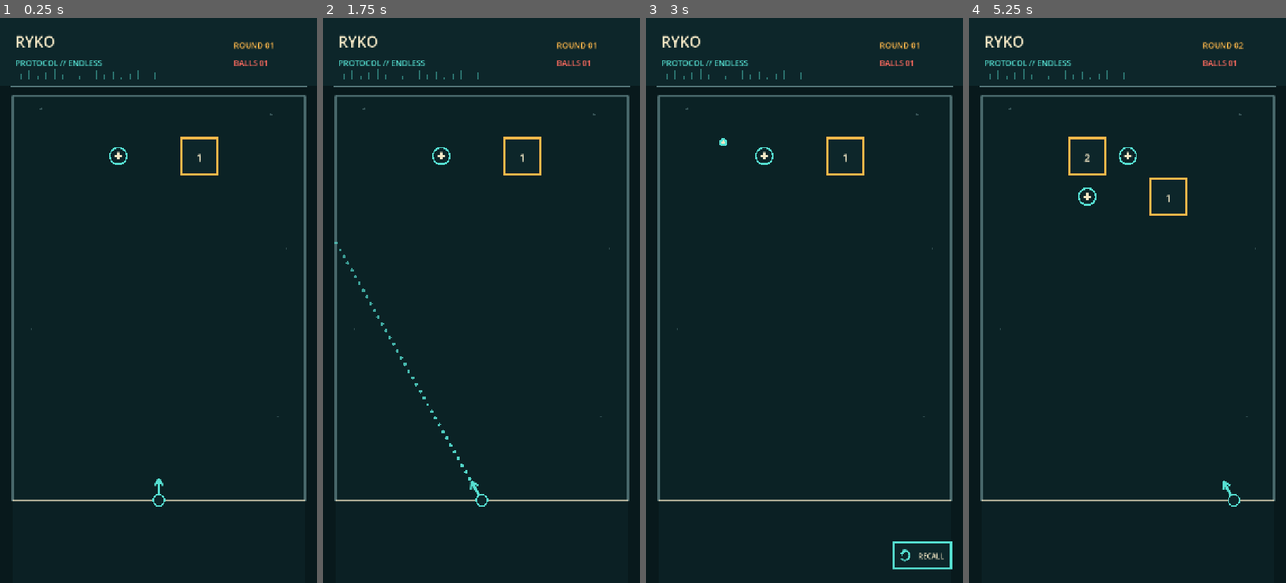
Above: before the commit, frames 1-4 (left to right).
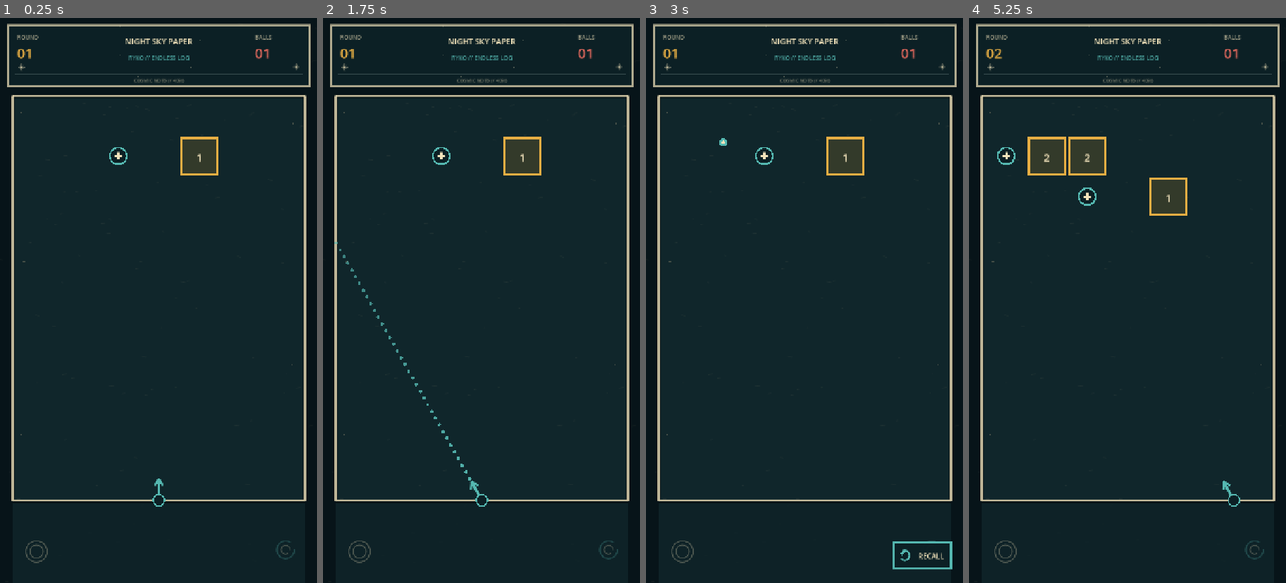
Above: after the commit, the same moments.

Repository: dfagaras/ryko-game
Game: Godot game, scene res://scenes/main.tscn
Two runs of this game, one before a commit and one after it. Both use one fixed random seed, a clock stepped at 60 frames per second and the inputs below.
Inputs (mouse positions are in pixels of both pictures, inside the frame that each line leads up to):
- Up to frame 1 (0.25 s): no input
- Up to frame 2 (1.75 s): tap Enter at 0.5 s; move the mouse to (551, 272) at 0.52 s; click (551, 272) at 0.67 s; tap Space at 1.25 s; drag from (418, 328) to (465, 413) at 1.27 s
- Up to frame 3 (3 s): move the mouse to (836, 176) at 2.02 s; click (836, 176) at 2.17 s; drag from (788, 413) to (709, 215) at 2.77 s
- Up to frame 4 (5.25 s): move the mouse to (1222, 385) at 3.52 s; click (1222, 385) at 3.67 s; tap Enter at 4.25 s; drag from (1032, 215) to (1079, 159) at 4.27 s; move the mouse to (1143, 300) at 5.02 s; click (1143, 300) at 5.17 s

The runs differ from the first frame. In frame 1, 4.6% of the frame differs, in the area x 2-98%, y 1-97%; in frame 2, 4.8%; in frame 3, 4.8%; in frame 4, 6.3%.

Commit message:
feat: add night sky paper board theme and balanced power rolls

Diff:
--- a/scripts/main.gd
+++ b/scripts/main.gd
@@ -65,22 +65,25 @@
 const SUPERNOVA_EFFECT_DURATION := 0.36
 const BLOCK_HIT_FLASH_DURATION := 0.12
 
-const BG := Color("#08191c")
-const PLAYFIELD_BG := Color("#0b2225")
-const PANEL := Color("#0d262a")
-const AMBER := Color("#ffb84a")
-const AQUA := Color("#56e0d2")
-const CORAL := Color("#ff6b5f")
-const REGENERATIVE_GREEN := Color("#9ee66f")
-const VOID_PURPLE := Color("#b36cff")
+const BG := Color("#071419")
+const PLAYFIELD_BG := Color("#10262b")
+const PANEL := Color("#0c2025")
+const AMBER := Color("#e7ae43")
+const AQUA := Color("#55b8b1")
+const CORAL := Color("#e96b5f")
+const DENSE_ORANGE := Color("#d96732")
+const REGENERATIVE_GREEN := Color("#55b8b1")
+const VOID_PURPLE := Color("#745f98")
 const VOID_DARK := Color("#020608")
-const PHASE_BLUE := Color("#78a8ff")
-const ION_BLUE := Color("#32d8ff")
-const GHOST_PURPLE := Color("#b58cff")
+const PHASE_BLUE := Color("#9477b5")
+const ION_BLUE := Color("#55bfe3")
+const GHOST_PURPLE := Color("#a184c4")
 const NOVA_RED := Color("#ff4058")
 const NOVA_ORANGE := Color("#ff8a38")
-const MUTED := Color("#55777a")
-const CREAM := Color("#f3e7c5")
+const MUTED := Color("#6e8584")
+const CREAM := Color("#f2e3bb")
+const PAPER_FIBER := Color("#b9a984")
+const PAPER_SHADOW := Color("#020b0e")
 
 @export var fixed_generation_seed: int = 0
 
@@ -208,6 +211,11 @@
 func _spawn_row(hp: int, row: int = 0) -> void:
 	var columns := _shuffled_columns()
 	var block_count := _block_count_for_turn()
+	var should_spawn_power := turn >= ION_BEAM_START_TURN and rng.randf() < _power_spawn_chance()
+	# During this temporary equal-frequency test, reserve one cell for +1 and
+	# one for the selected power instead of silently dropping powers on dense rows.
+	if should_spawn_power:
+		block_count = mini(block_count, COLUMN_COUNT - 2)
 	var row_shapes: Array[String] = []
 	var row_orientations: Array[String] = []
 	var square_indices: Array[int] = []
@@ -287,55 +295,42 @@
 		"collected": false
 	})
 
-	# Keep the permanent +1 pickup, then assign powers only to remaining empty
-	# cells. Different powers can coexist when the row has enough room.
+	# Keep the permanent +1 pickup and add at most one power. Every currently
+	# unlocked power has the same selection weight; balancing comes later.
 	var next_power_index := block_count + 1
-	var supernova_spawned := false
-	# Test guarantee: reserve the first available power cell for Supernova on
-	# turn 10, before Ion or Ghost can consume the final empty column.
-	if turn == SUPERNOVA_CORE_START_TURN and next_power_index < COLUMN_COUNT:
-		var guaranteed_supernova_column := columns[next_power_index]
-		supernova_cores.append({
-			"column": guaranteed_supernova_column,
-			"row": row,
-			"position": _spawn_position(guaranteed_supernova_column, row),
-			"activated": false,
-			"pulse_elapsed": SUPERNOVA_EFFECT_DURATION
-		})
-		supernova_spawned = true
-		next_power_index += 1
-
-	if next_power_index < COLUMN_COUNT and rng.randf() < _ion_beam_spawn_chance():
-		var ion_column := columns[next_power_index]
-		ion_powers.append({
-			"column": ion_column,
-			"row": row,
-			"position": _spawn_position(ion_column, row),
-			"orientation": "horizontal" if rng.randf() < 0.5 else "vertical",
-			"activated": false,
-			"balls_inside": {}
-		})
-		next_power_index += 1
-
-	if next_power_index < COLUMN_COUNT and rng.randf() < _ghost_core_spawn_chance():
-		var ghost_column := columns[next_power_index]
-		ghost_cores.append({
-			"column": ghost_column,
-			"row": row,
-			"position": _spawn_position(ghost_column, row),
-			"activated": false
-		})
-		next_power_index += 1
-
-	if not supernova_spawned and next_power_index < COLUMN_COUNT and rng.randf() < _supernova_core_spawn_chance():
-		var supernova_column := columns[next_power_index]
-		supernova_cores.append({
-			"column": supernova_column,
-			"row": row,
-			"position": _spawn_position(supernova_column, row),
-			"activated": false,
-			"pulse_elapsed": SUPERNOVA_EFFECT_DURATION
-		})
+	if should_spawn_power and next_power_index < COLUMN_COUNT:
+		var eligible_powers: Array[String] = ["ion"]
+		if turn >= GHOST_CORE_START_TURN:
+			eligible_powers.append("ghost")
+		if turn >= SUPERNOVA_CORE_START_TURN:
+			eligible_powers.append("supernova")
+		var selected_power := eligible_powers[rng.randi_range(0, eligible_powers.size() - 1)]
+		var power_column := columns[next_power_index]
+		match selected_power:
+			"ion":
+				ion_powers.append({
+					"column": power_column,
+					"row": row,
+					"position": _spawn_position(power_column, row),
+					"orientation": "horizontal" if rng.randf() < 0.5 else "vertical",
+					"activated": false,
+					"balls_inside": {}
+				})
+			"ghost":
+				ghost_cores.append({
+					"column": power_column,
+					"row": row,
+					"position": _spawn_position(power_column, row),
+					"activated": false
+				})
+			"supernova":
+				supernova_cores.append({
+					"column": power_column,
+					"row": row,
+					"position": _spawn_position(power_column, row),
+					"activated": false,
+					"pulse_elapsed": SUPERNOVA_EFFECT_DURATION
+				})
 
 
 func _block_count_for_turn() -> int:
@@ -388,26 +383,14 @@
 	return 0.32
 
 
-func _ion_beam_spawn_chance() -> float:
+func _power_spawn_chance() -> float:
 	if turn < ION_BEAM_START_TURN:
 		return 0.0
-	if turn <= 9:
-		return 0.28
-	if turn <= 19:
-		return 0.32
-	return 0.36
-
-
-func _ghost_core_spawn_chance() -> float:
 	if turn < GHOST_CORE_START_TURN:
-		return 0.0
-	return 0.18
-
-
-func _supernova_core_spawn_chance() -> float:
+		return 0.30
 	if turn < SUPERNOVA_CORE_START_TURN:
-		return 0.0
-	return 0.12
+		return 0.38
+	return 0.45
 
 
 func _choose_black_hole_sides() -> Array[String]:
@@ -1229,11 +1212,14 @@
 
 func _draw() -> void:
 	draw_rect(Rect2(Vector2.ZERO, Vector2(W, H)), BG)
+	_draw_paper_texture(Rect2(Vector2.ZERO, Vector2(W, H)), Color(PAPER_FIBER, 0.055), 96)
 	_draw_playfield()
-	draw_rect(Rect2(0, 0, W, 154), PANEL)
-	draw_line(Vector2(24, 154), Vector2(W - 24, 154), MUTED, 2.0)
+	draw_rect(Rect2(18.0, 16.0, W - 36.0, 138.0), Color(PANEL, 0.97), true)
+	draw_rect(Rect2(18.0, 16.0, W - 36.0, 138.0), Color(CREAM, 0.72), false, 3.0, true)
+	draw_line(Vector2(34.0, 126.0), Vector2(W - 34.0, 126.0), Color(MUTED, 0.58), 1.0, true)
 
 	_draw_signal_details()
+	_draw_cosmic_doodles()
 	_draw_header()
 	_draw_launch_line()
 	_draw_blocks()
@@ -1263,17 +1249,56 @@
 		Vector2(BOARD_RIGHT - BOARD_LEFT, playfield_bottom - BOARD_TOP)
 	)
 	draw_rect(playfield_rect, PLAYFIELD_BG, true)
-	var wall_color := Color(MUTED, 0.82)
+	_draw_paper_texture(playfield_rect, Color(PAPER_FIBER, 0.07), 72)
+	var wall_color := Color(CREAM, 0.78)
+	draw_line(Vector2(BOARD_LEFT, BOARD_TOP), Vector2(BOARD_LEFT, playfield_bottom), Color(PAPER_SHADOW, 0.72), 8.0, true)
+	draw_line(Vector2(BOARD_RIGHT, BOARD_TOP), Vector2(BOARD_RIGHT, playfield_bottom), Color(PAPER_SHADOW, 0.72), 8.0, true)
+	draw_line(Vector2(BOARD_LEFT, BOARD_TOP), Vector2(BOARD_RIGHT, BOARD_TOP), Color(PAPER_SHADOW, 0.72), 8.0, true)
 	draw_line(Vector2(BOARD_LEFT, BOARD_TOP), Vector2(BOARD_LEFT, playfield_bottom), wall_color, 3.0, true)
 	draw_line(Vector2(BOARD_RIGHT, BOARD_TOP), Vector2(BOARD_RIGHT, playfield_bottom), wall_color, 3.0, true)
 	draw_line(Vector2(BOARD_LEFT, BOARD_TOP), Vector2(BOARD_RIGHT, BOARD_TOP), wall_color, 3.0, true)
-	# A separate lower area keeps the launch origin visually distinct from the
-	# descending block field. This can later be replaced by the final art.
+	# The launch bay remains on the same night-paper page, separated only by the
+	# physical start line instead of a second black panel.
 	draw_rect(
 		Rect2(Vector2(BOARD_LEFT, LAUNCH_LINE_Y), Vector2(BOARD_RIGHT - BOARD_LEFT, H - LAUNCH_LINE_Y)),
-		Color(PANEL, 0.55),
+		Color(PLAYFIELD_BG, 0.78),
 		true
 	)
+
+
+func _draw_paper_texture(area: Rect2, color: Color, sample_count: int) -> void:
+	# Deterministic marks keep the paper stable between frames and avoid visual
+	# noise that could be mistaken for moving gameplay objects.
+	for index in range(sample_count):
+		var seed_value := float(index + 1)
+		var unit_x := fposmod(sin(seed_value * 12.9898) * 43758.5453, 1.0)
+		var unit_y := fposmod(sin(seed_value * 78.233) * 24634.6345, 1.0)
+		var start := area.position + Vector2(unit_x * area.size.x, unit_y * area.size.y)
+		var fiber_length := 2.0 + float(index % 5) * 1.7
+		var direction := Vector2(1.0, 0.18 if index % 2 == 0 else -0.12)
+		draw_line(start, start + direction * fiber_length, color, 1.0, true)
+
+
+func _draw_cosmic_doodles() -> void:
+	var doodle_color := Color(CREAM, 0.32)
+	_draw_doodle_star(Vector2(48.0, 111.0), 7.0, doodle_color)
+	_draw_doodle_star(Vector2(W - 48.0, 110.0), 6.0, doodle_color)
+	_draw_doodle_planet(Vector2(82.0, H - 72.0), 24.0, Color(CREAM, 0.26))
+	draw_arc(Vector2(W - 72.0, H - 76.0), 20.0, 0.0, TAU * 0.84, 24, Color(AQUA, 0.24), 2.0, true)
+	draw_arc(Vector2(W - 72.0, H - 76.0), 10.0, PI * 0.35, TAU, 20, Color(CREAM, 0.22), 1.5, true)
+
+
+func _draw_doodle_star(center: Vector2, radius: float, color: Color) -> void:
+	draw_line(center + Vector2(-radius, 0.0), center + Vector2(radius, 0.0), color, 1.5, true)
+	draw_line(center + Vector2(0.0, -radius), center + Vector2(0.0, radius), color, 1.5, true)
+	draw_line(center + Vector2(-radius * 0.55, -radius * 0.55), center + Vector2(radius * 0.55, radius * 0.55), color, 1.0, true)
+	draw_line(center + Vector2(radius * 0.55, -radius * 0.55), center + Vector2(-radius * 0.55, radius * 0.55), color, 1.0, true)
+
+
+func _draw_doodle_planet(center: Vector2, radius: float, color: Color) -> void:
+	draw_arc(center, radius * 0.62, 0.0, TAU, 28, color, 1.5, true)
+	draw_arc(center, radius, PI * 0.86, PI * 1.86, 24, color, 1.5, true)
+	draw_arc(center, radius, -PI * 0.14, PI * 0.86, 24, color, 1.5, true)
 
 
 func _draw_active_balls() -> void:
@@ -1343,26 +1368,36 @@
 
 
 func _draw_header() -> void:
-	draw_string(fallback_font, Vector2(34, 66), "RYKO", HORIZONTAL_ALIGNMENT_LEFT, -1, 34, CREAM)
-	draw_string(fallback_font, Vector2(34, 108), "PROTOCOL // ENDLESS", HORIZONTAL_ALIGNMENT_LEFT, -1, 18, AQUA)
-	draw_string(fallback_font, Vector2(W - 190, 68), "ROUND %02d" % turn, HORIZONTAL_ALIGNMENT_LEFT, -1, 18, AMBER)
-	draw_string(fallback_font, Vector2(W - 190, 108), "BALLS %02d" % ball_count, HORIZONTAL_ALIGNMENT_LEFT, -1, 18, CORAL)
+	draw_string(fallback_font, Vector2(38.0, 48.0), "ROUND", HORIZONTAL_ALIGNMENT_LEFT, -1, 13, Color(CREAM, 0.66))
+	draw_string(fallback_font, Vector2(38.0, 91.0), "%02d" % turn, HORIZONTAL_ALIGNMENT_LEFT, -1, 32, AMBER)
+	_draw_centered_label("NIGHT SKY PAPER", Vector2(W * 0.5, 50.0), 18, CREAM)
+	_draw_centered_label("RYKO // ENDLESS LOG", Vector2(W * 0.5, 88.0), 13, Color(AQUA, 0.86))
+	draw_string(fallback_font, Vector2(W - 142.0, 48.0), "BALLS", HORIZONTAL_ALIGNMENT_LEFT, -1, 13, Color(CREAM, 0.66))
+	draw_string(fallback_font, Vector2(W - 142.0, 91.0), "%02d" % ball_count, HORIZONTAL_ALIGNMENT_LEFT, -1, 32, CORAL)
+	_draw_centered_label("COSMIC NOTE // %04d" % (run_seed % 10000), Vector2(W * 0.5, 139.0), 11, Color(CREAM, 0.46))
 
 
 func _draw_signal_details() -> void:
-	for i in range(18):
-		var x := 28.0 + i * 19.0
-		var height := 5.0 + float((i * 7) % 18)
-		draw_line(Vector2(x, 138), Vector2(x, 138 - height), Color(AQUA, 0.42), 2.0)
-	for p in [Vector2(92, 205), Vector2(615, 218), Vector2(650, 522), Vector2(70, 704), Vector2(630, 902)]:
-		draw_circle(p, 2.0, Color(MUTED, 0.55))
+	for index in range(9):
+		var angle := TAU * float(index) / 9.0
+		var point := Vector2(W * 0.5, 50.0) + Vector2(cos(angle), sin(angle)) * 94.0
+		draw_circle(point, 1.5, Color(CREAM, 0.26))
+	for point in [Vector2(48, 214), Vector2(666, 238), Vector2(54, 552), Vector2(662, 784), Vector2(48, 944)]:
+		draw_circle(point, 1.8, Color(PAPER_FIBER, 0.30))
 
 
 func _draw_launch_line() -> void:
+	draw_line(
+		Vector2(BOARD_LEFT, LAUNCH_LINE_Y + 3.0),
+		Vector2(BOARD_RIGHT, LAUNCH_LINE_Y + 3.0),
+		Color(PAPER_SHADOW, 0.76),
+		6.0,
+		true
+	)
 	draw_line(
 		Vector2(BOARD_LEFT, LAUNCH_LINE_Y),
 		Vector2(BOARD_RIGHT, LAUNCH_LINE_Y),
-		Color(CREAM, 0.72),
+		Color(CREAM, 0.82),
 		3.0,
 		true
 	)
@@ -1389,7 +1424,7 @@
 			var is_black_hole := variant == "black_hole"
 			var border_color := AMBER
 			if is_dense:
-				border_color = AQUA
+				border_color = DENSE_ORANGE
 			elif is_regenerative:
 				border_color = REGENERATIVE_GREEN
 			elif is_black_hole:
@@ -1400,7 +1435,11 @@
 			# Draw the border as an outer solid shape plus an inset fill. Unlike a
 			# centered stroke, this can never overlap a neighbouring cell.
 			draw_rect(rect, border_color, true)
-			var square_fill := Color(PANEL, 0.22) if is_phase and not phase_active else PANEL
+			var square_fill := PANEL.lerp(border_color, 0.18)
+			if is_black_hole:
+				square_fill = VOID_DARK.lerp(VOID_PURPLE, 0.10)
+			elif is_phase and not phase_active:
+				square_fill = PLAYFIELD_BG.lerp(PHASE_BLUE, 0.08)
 			draw_rect(
 				rect.grow(-BLOCK_OUTLINE_WIDTH),
 				square_fill.lerp(CREAM, hit_flash_ratio * 0.32),
@@ -1408,17 +1447,27 @@
 			)
 			if is_dense:
 				var inner_border := rect.grow(-(BLOCK_OUTLINE_WIDTH + 7.0))
-				draw_rect(inner_border, AQUA, false, 3.0, true)
-				_draw_centered_label("x2", center + Vector2(0.0, -28.0), 13, CORAL)
-				label_center.y += 7.0
+				draw_rect(inner_border, Color(CREAM, 0.72), false, 2.5, true)
+				for marker_x in [-1.0, 1.0]:
+					draw_colored_polygon(PackedVector2Array([
+						center + Vector2(marker_x * 18.0, -30.0),
+						center + Vector2(marker_x * 12.0, -24.0),
+						center + Vector2(marker_x * 18.0, -18.0),
+						center + Vector2(marker_x * 24.0, -24.0)
+					]), Color(CREAM, 0.78))
+				label_center.y += 5.0
 			elif is_regenerative:
-				_draw_centered_label("R", center + Vector2(0.0, -28.0), 13, REGENERATIVE_GREEN)
-				label_center.y += 7.0
+				draw_arc(center, 29.0, -PI * 0.82, PI * 0.18, 22, Color(CREAM, 0.58), 2.0, true)
+				draw_arc(center, 29.0, PI * 0.18, PI * 1.18, 22, Color(CREAM, 0.32), 2.0, true)
+				for marker in [Vector2(-25.0, -25.0), Vector2(25.0, -25.0), Vector2(-25.0, 25.0), Vector2(25.0, 25.0)]:
+					draw_circle(center + marker, 3.0, Color(CREAM, 0.64))
 			elif is_black_hole:
 				_draw_black_hole_sides(rect, item.get("absorbing_sides", []))
 			elif is_phase:
-				_draw_centered_label("P", center + Vector2(0.0, -28.0), 13, Color(PHASE_BLUE, phase_alpha))
-				label_center.y += 7.0
+				var phase_mark_color := Color(CREAM, 0.62 * phase_alpha)
+				for offset in [-25.0, 0.0, 25.0]:
+					draw_circle(center + Vector2(offset, -30.0), 2.5, phase_mark_color)
+					draw_circle(center + Vector2(offset, 30.0), 2.5, phase_mark_color)
 		else:
 			var local_points := _triangle_local_points(String(item["orientation"]))
 			var points := PackedVector2Array()
@@ -1434,15 +1483,18 @@
 				inner_points.append(center + point)
 			var triangle_border := Color(PHASE_BLUE, phase_alpha) if is_phase else CORAL
 			triangle_border = triangle_border.lerp(CREAM, hit_flash_ratio)
-			var triangle_fill := Color(PANEL, 0.22) if is_phase and not phase_active else PANEL
+			var triangle_fill := PANEL.lerp(triangle_border, 0.18)
+			if is_phase and not phase_active:
+				triangle_fill = PLAYFIELD_BG.lerp(PHASE_BLUE, 0.08)
 			draw_colored_polygon(points, triangle_border)
 			draw_colored_polygon(
 				inner_points,
 				triangle_fill.lerp(CREAM, hit_flash_ratio * 0.32)
 			)
 			if is_phase:
-				_draw_centered_label("P", label_center + Vector2(0.0, -24.0), 13, Color(PHASE_BLUE, phase_alpha))
-				label_center.y += 7.0
+				for marker_index in range(3):
+					var marker_position := center + local_points[marker_index].lerp(centroid, 0.30)
+					draw_circle(marker_position, 2.7, Color(CREAM, 0.58 * phase_alpha))
 		_draw_centered_label(hp, label_center, 24, label_color)
 
 
